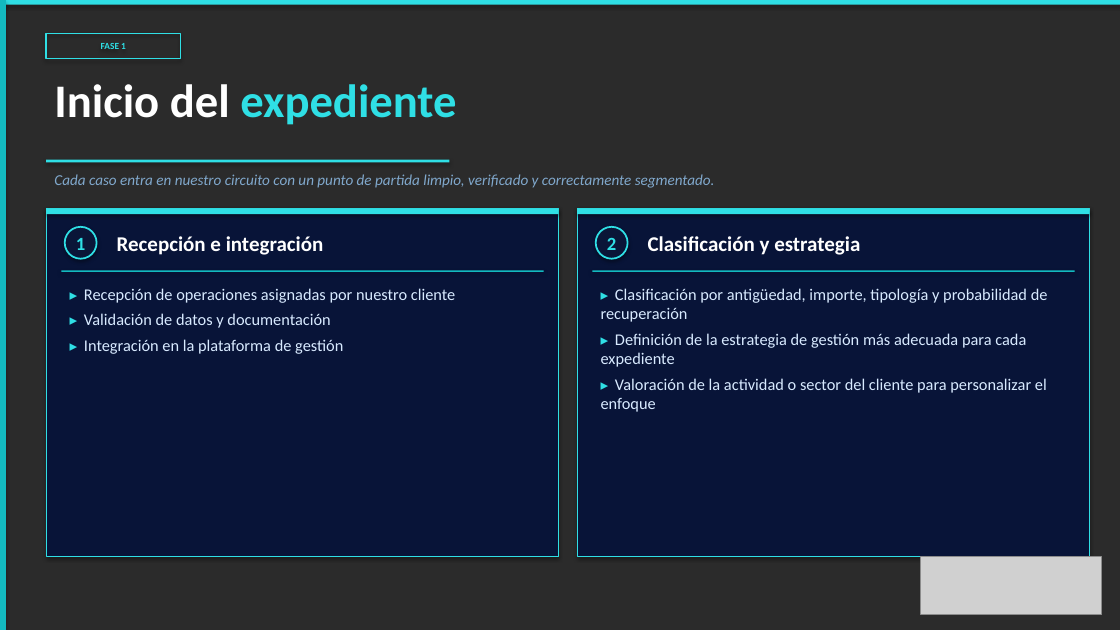
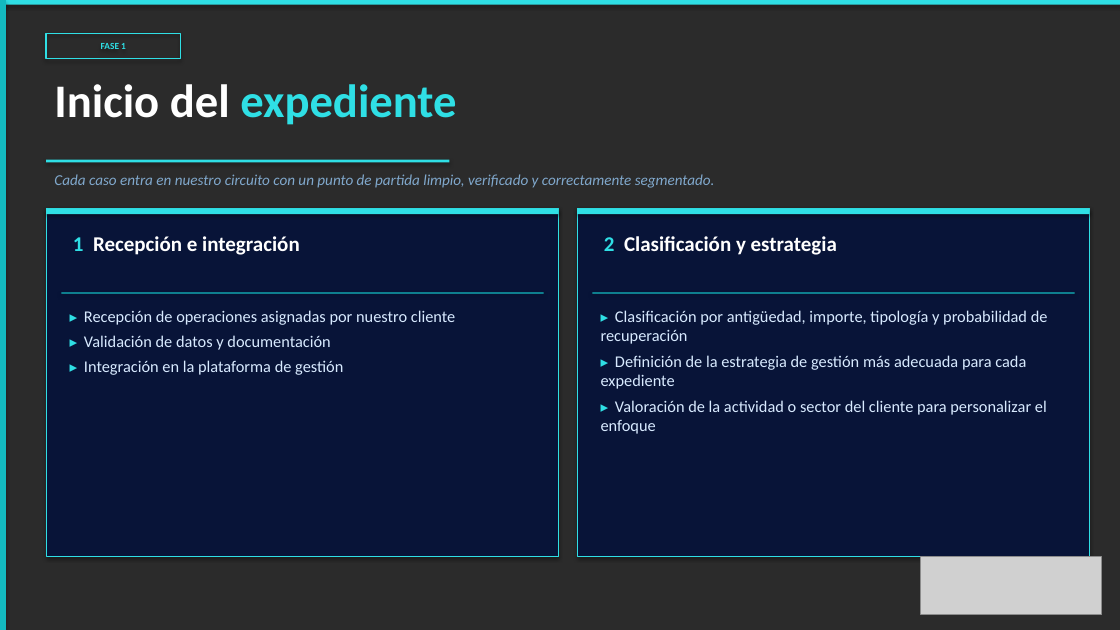
Before and after one commit to alejandroas010/alepixel-web, a slide deck: slide 2 of sendacredit_propuesta.pptx. Drawn at 1120x630 pixels with LibreOffice and Linux fonts; fonts in the diff are those of the drawing; grey boxes stand for pictures; background and template pictures are left out; a plain dark background stands for a picture behind light text. Boxes give left, top, right and bottom in pixels: in the first picture for what was removed or moved away, otherwise in the second. Text is boxed around its words. In the diff, an @@ line names an element or a change of style, - is before the commit and + after.

```diff
--- a/sendacredit_propuesta.pptx
+++ b/sendacredit_propuesta.pptx
@@ ellipse removed at (x1=65, y1=227, x2=97, y2=259) @@
-1
@@ text at (x1=73, y1=236, x2=300, y2=255): text changed @@
-Recepción e integración
+1 Recepción e integración
@@ ellipse removed at (x1=596, y1=227, x2=628, y2=259) @@
-2
@@ text at (x1=604, y1=236, x2=837, y2=255): text changed @@
-Clasificación y estrategia
+2 Clasificación y estrategia
@@ rectangle moved from (x1=61, y1=271, x2=544, y2=272) to (x1=61, y1=292, x2=544, y2=294) @@
@@ rectangle moved from (x1=592, y1=271, x2=1075, y2=272) to (x1=592, y1=292, x2=1075, y2=294) @@
@@ text "▸ Recepción de operaciones asignadas ..." moved from (x1=84, y1=288, x2=455, y2=354) to (x1=84, y1=310, x2=455, y2=375) @@
@@ text "▸ Clasificación por antigüedad, importe, ..." moved from (x1=601, y1=288, x2=1048, y2=412) to (x1=601, y1=310, x2=1048, y2=434) @@
```
Also in this commit, not shown: 4 other slides changed.
